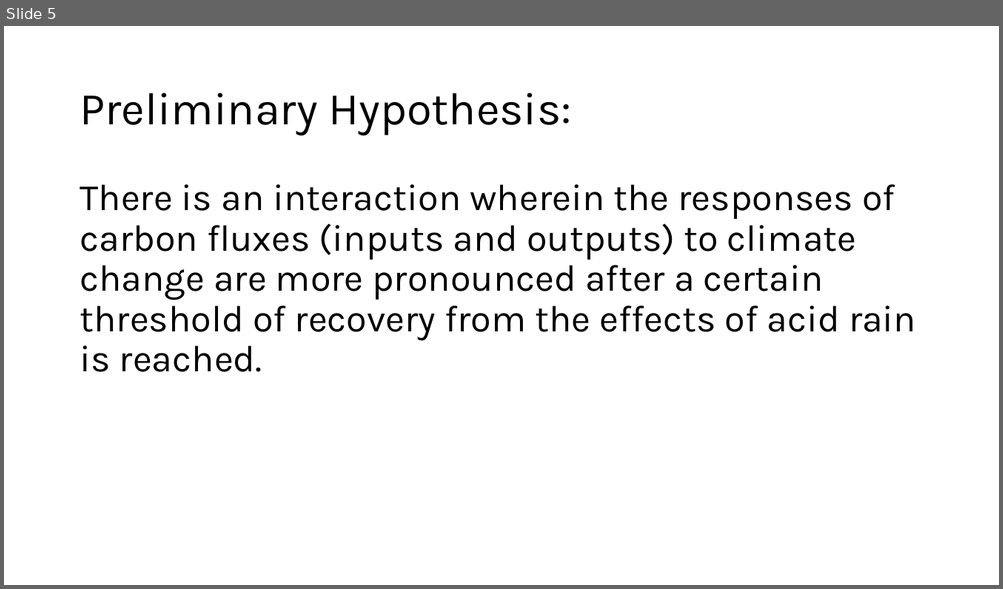
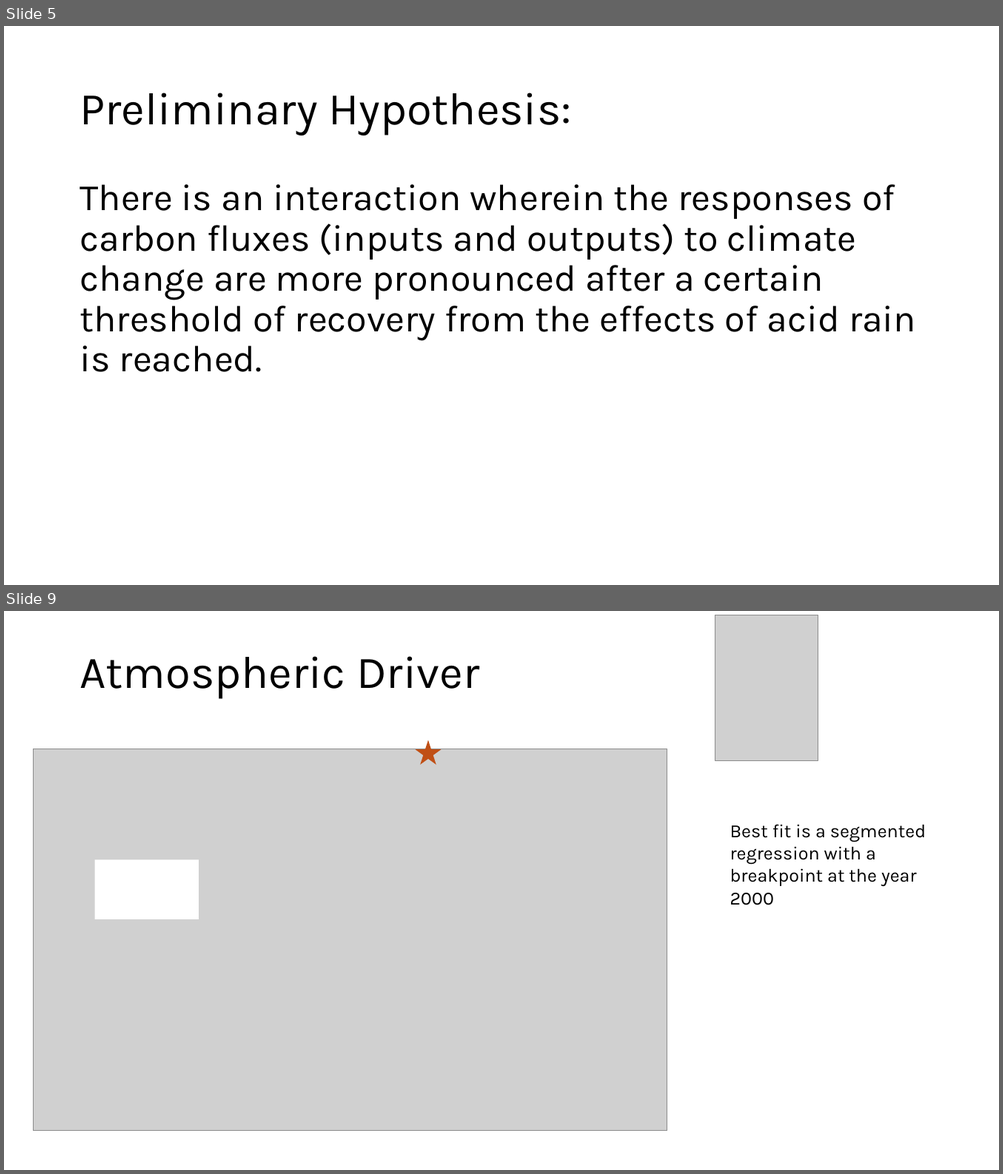
Before and after one commit to CaitlinPries/HB-Temporal-Carbon, a slide deck: Temporal C HB Meeting.pptx. Shown one above the other, each under a label of ours: slide 5 before the commit, slides 5 and 9 after it; the slides between them are not shown. The pictures are 1003x589 and 1003x1174 pixels, drawn with LibreOffice and Linux fonts; fonts in the diff are those of the drawing; grey boxes stand for pictures. Boxes give left, top, right and bottom in pixels: in the first picture for what was removed or moved away, otherwise in the second. Text is boxed around its words. In the diff, an @@ line names an element or a change of style, - is before the commit and + after.

```diff
--- a/Temporal C HB Meeting.pptx
+++ b/Temporal C HB Meeting.pptx
@@ slide 9 added at (x1=4, y1=611, x2=999, y2=1170), background #FFFFFF @@
@@ picture added at (x1=715, y1=615, x2=818, y2=761) @@
@@ title added at (x1=79, y1=656, x2=479, y2=699), 44 pt, text #000000 @@
+Atmospheric Driver
@@ star added at (x1=418, y1=743, x2=438, y2=763), fill #C04F15, outline #C04F15 1.5 pt @@
@@ picture added at (x1=33, y1=749, x2=667, y2=1131) @@
@@ text added at (x1=730, y1=824, x2=925, y2=886), 18 pt, text #000000 @@
+Best fit is a segmented regression with a breakpoint at the year 2000
@@ rectangle added at (x1=95, y1=860, x2=199, y2=920), fill #FFFFFF @@
```
Also in this commit, not shown: 8 slides changed, 18 other slides added, 1 slide removed, 45 other files.
